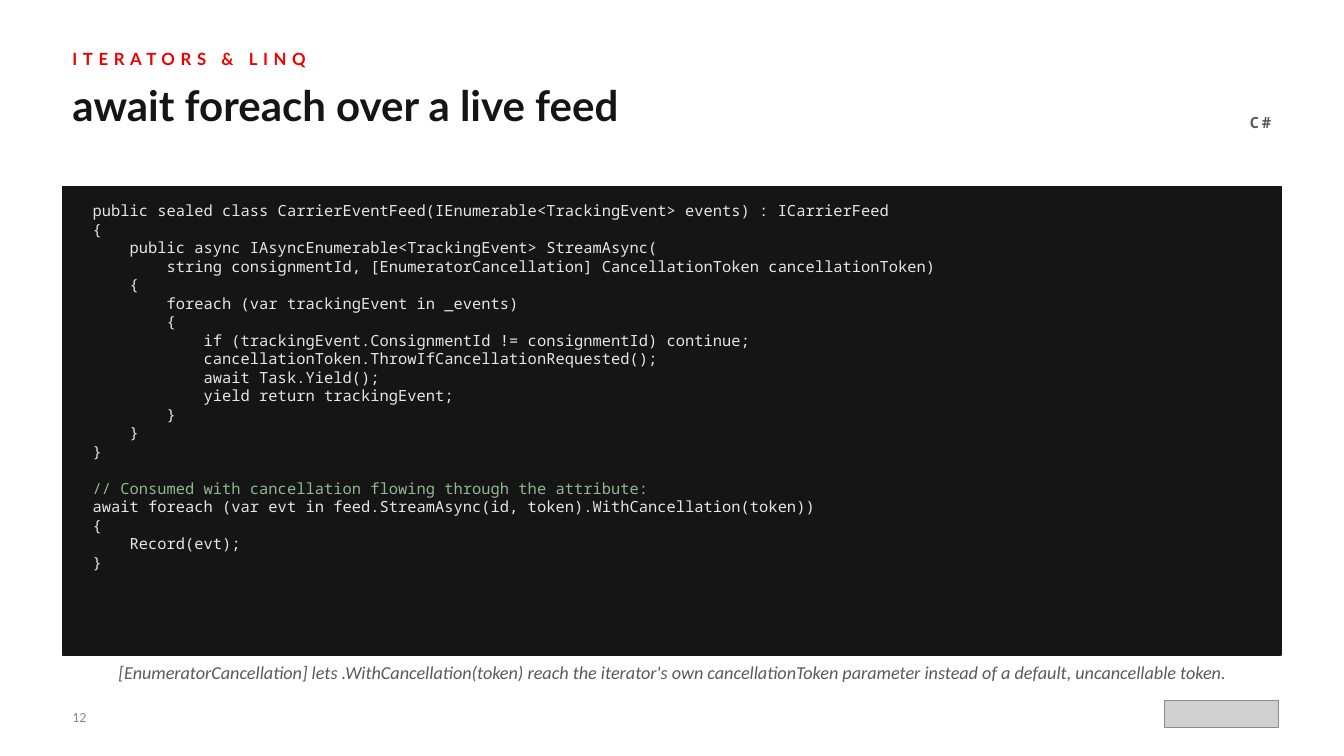
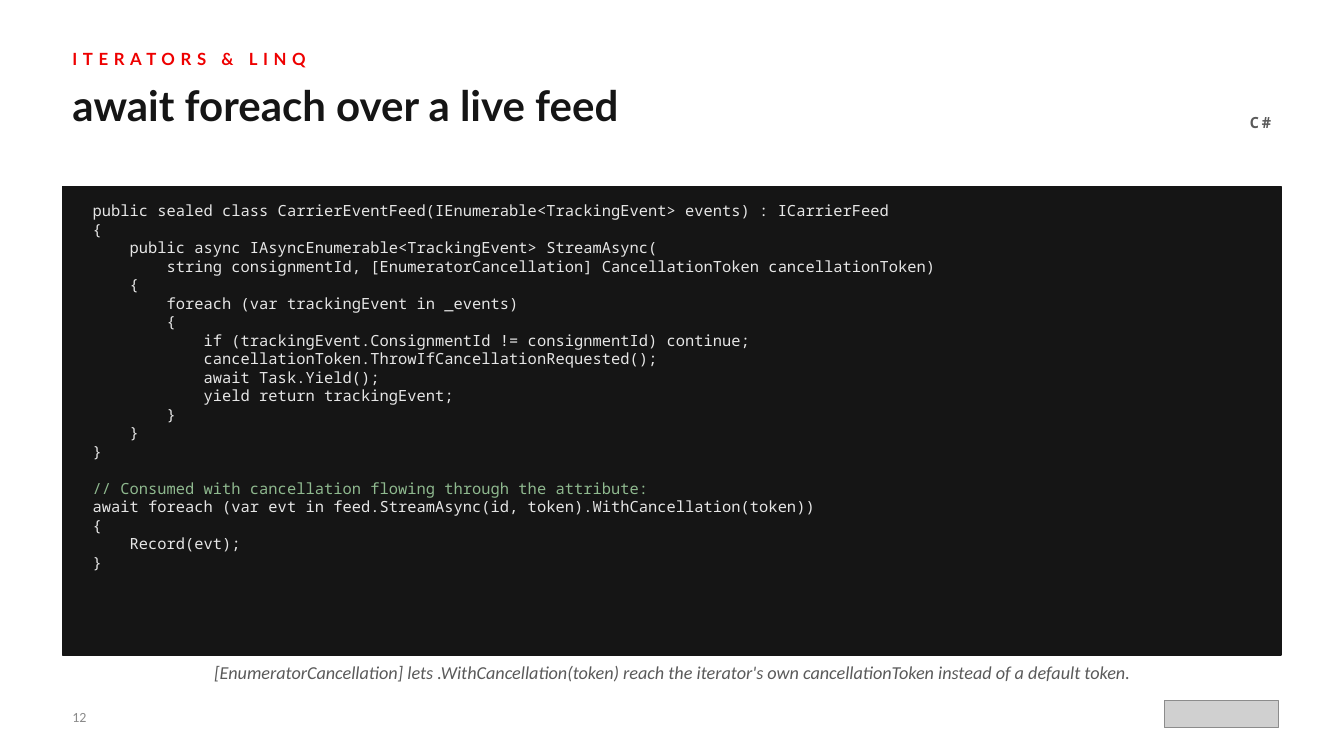
Before and after one commit to patterncatalyst/csharp-design-patterns, a slide deck: slide 12 of presentation/csharp-design-patterns-201-idiomatic-csharp.pptx. Drawn at 1344x756 pixels with LibreOffice and Linux fonts; fonts in the diff are those of the drawing; grey boxes stand for pictures. Boxes give left, top, right and bottom in pixels: in the first picture for what was removed or moved away, otherwise in the second. Text is boxed around its words. In the diff, an @@ line names an element or a change of style, - is before the commit and + after.

```diff
--- a/presentation/csharp-design-patterns-201-idiomatic-csharp.pptx
+++ b/presentation/csharp-design-patterns-201-idiomatic-csharp.pptx
@@ text at bbox=[214, 666, 1129, 682]: text changed @@
-[EnumeratorCancellation] lets .WithCancellation(token) reach the iterator's own cancellationToken parameter instead of a default, uncancellable token.
+[EnumeratorCancellation] lets .WithCancellation(token) reach the iterator's own cancellationToken instead of a default token.
```
Also in this commit, not shown: 9 other slides changed, 1 other file.
